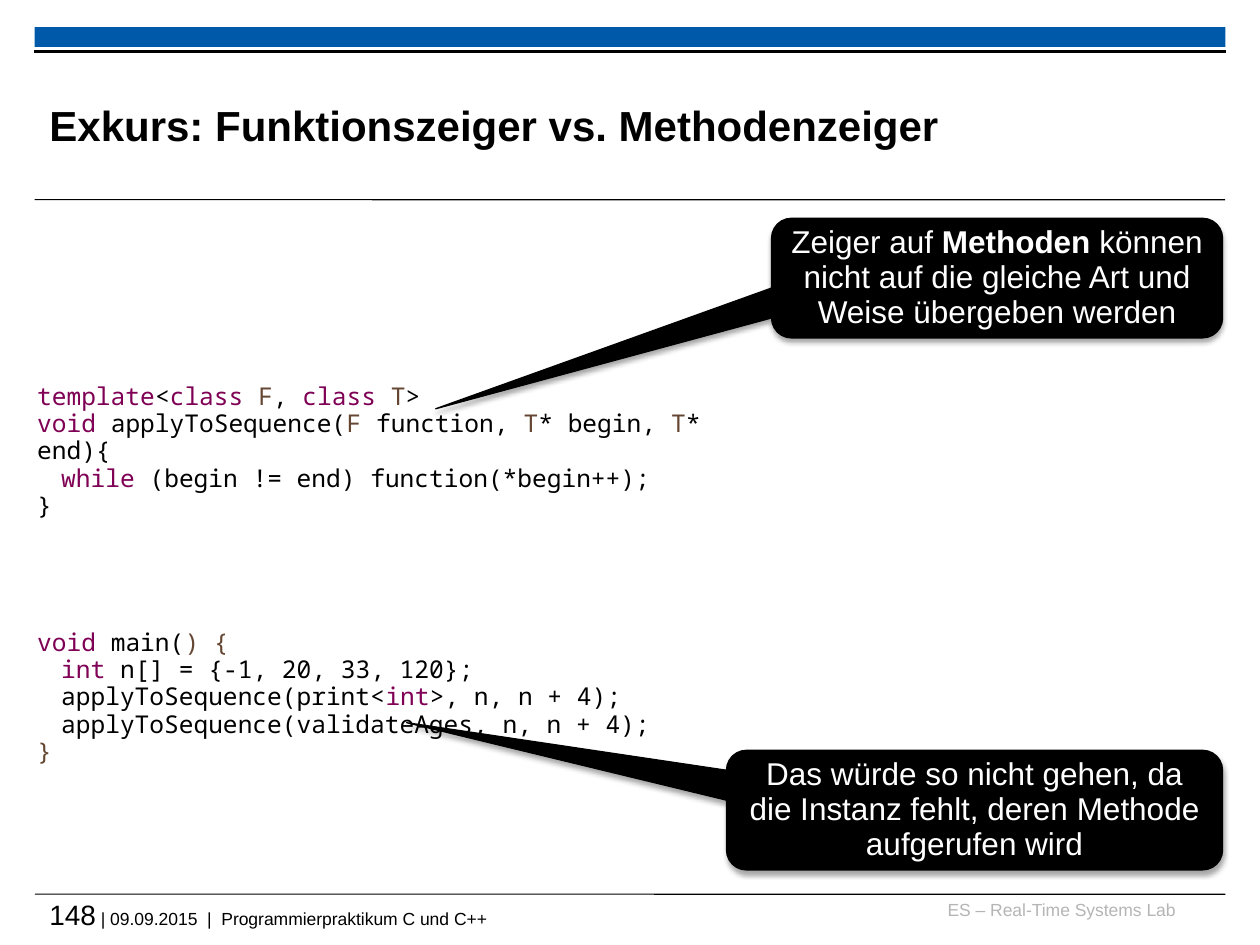
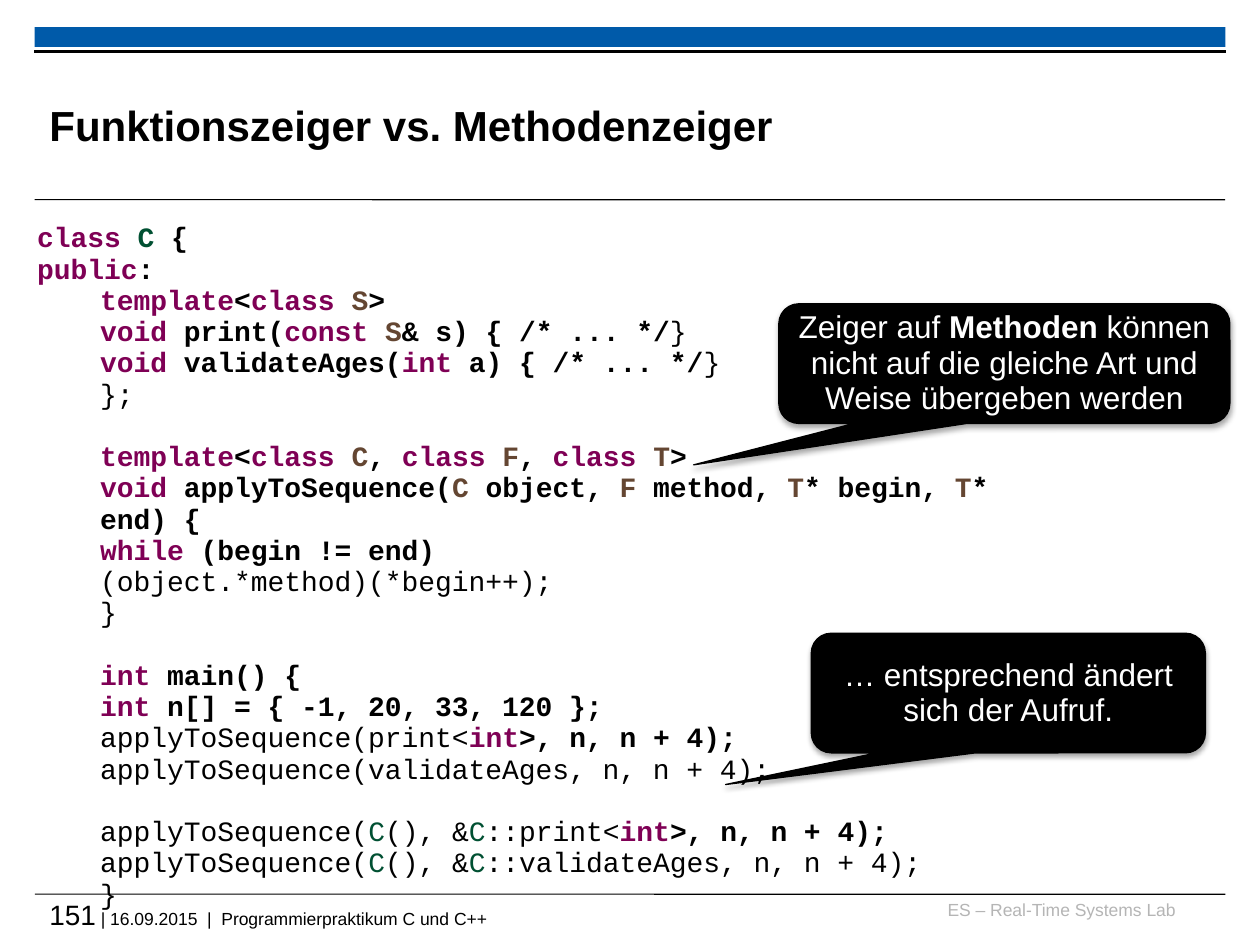
Before and after one commit to h82k/tud-cppp, a slide deck: slide 151 of cppp_lecture.pptx (slide 148 before the commit). Drawn at 1260x945 pixels with LibreOffice and Linux fonts; fonts in the diff are those of the drawing; background and template pictures are left out. Boxes give left, top, right and bottom in pixels: in the first picture for what was removed or moved away, otherwise in the second. Text is boxed around its words. In the diff, an @@ line names an element or a change of style, - is before the commit and + after.

Commit message:
Some improvements (esp. function ptrs, ...)

```diff
--- a/cppp_lecture.pptx
+++ b/cppp_lecture.pptx
@@ title at <box>49,110,773,150</box>: text changed @@
-Exkurs: Funktionszeiger vs. Methodenzeiger
+Funktionszeiger vs. Methodenzeiger
@@ text "class C {": place and size @@
-text "class C {" at <box>37,386,700,739</box>
+text "class C {" at <box>37,228,989,878</box>
@@ text at <box>37,228,989,597</box>: text changed; size 14 to 16 pt; font Noto Sans Mono to Courier New; bold on @@
-template<class F, class T>
-void applyToSequence(F function, T* begin, T* end){
-while (begin != end) function(*begin++);
+class C {
+public:
+  template<class S>
+  void print(const S& s) { /* ... */}
+  void validateAges(int a) { /* ... */}
+};
+template<class C, class F, class T>
+void applyToSequence(C object, F method, T* begin, T* end) {
+while (begin != end)
+(object.*method)(*begin++);
@@ rounded speech box "Zeiger auf Methoden können nicht ...": place and size @@
-rounded speech box "Zeiger auf Methoden können nicht ..." at <box>771,218,1222,338</box>
+rounded speech box "Zeiger auf Methoden können nicht ..." at <box>779,304,1230,423</box>
@@ rounded speech box "Zeiger auf Methoden können nicht ..." at <box>779,304,1230,423</box>: proportions changed @@
@@ rounded speech box added at <box>811,634,1206,753</box>, fill #000000, outline #000000 0.75 pt, 18 pt, text #FFFFFF @@
+… entsprechend ändert sich der Aufruf.
@@ text at <box>100,665,552,722</box>: text changed; size 14 to 16 pt; font Noto Sans Mono to Courier New; bold on @@
-void main() {
-int n[] = {-1, 20, 33, 120};
+int main() {
+  int n[] = { -1, 20, 33, 120 };
@@ text at <box>100,728,770,786</box>: size 14 to 16 pt, font Noto Sans Mono to Courier New in "}", "applyToSequence(print<int>, n, n + 4);", "applyToSequence(validateAges, n, n + 4);", "}"; bold on in "applyToSequence(print<int>, n, n + 4);"; text colour #644632 to #000000 in "}"; list level 1 to 2 in "applyToSequence(print<int>, n, n + 4);"; list level 1 to 2 in "applyToSequence(validateAges, n, n + 4);" @@
@@ rounded speech box removed at <box>727,750,1223,869</box> @@
-Das würde so nicht gehen, da die Instanz fehlt, deren Methode aufgerufen wird
@@ text at <box>100,821,921,878</box>: paragraphs added @@
+  applyToSequence(C(), &C::print<int>, n, n + 4);
+  applyToSequence(C(), &C::validateAges, n, n + 4);
@@ text at <box>49,905,487,929</box>: text changed @@
-148 | 09.09.2015 | Programmierpraktikum C und C++
+151 | 16.09.2015 | Programmierpraktikum C und C++
```
Also in this commit, not shown: 28 other slides changed, 5 slides added, 3 slides removed.
